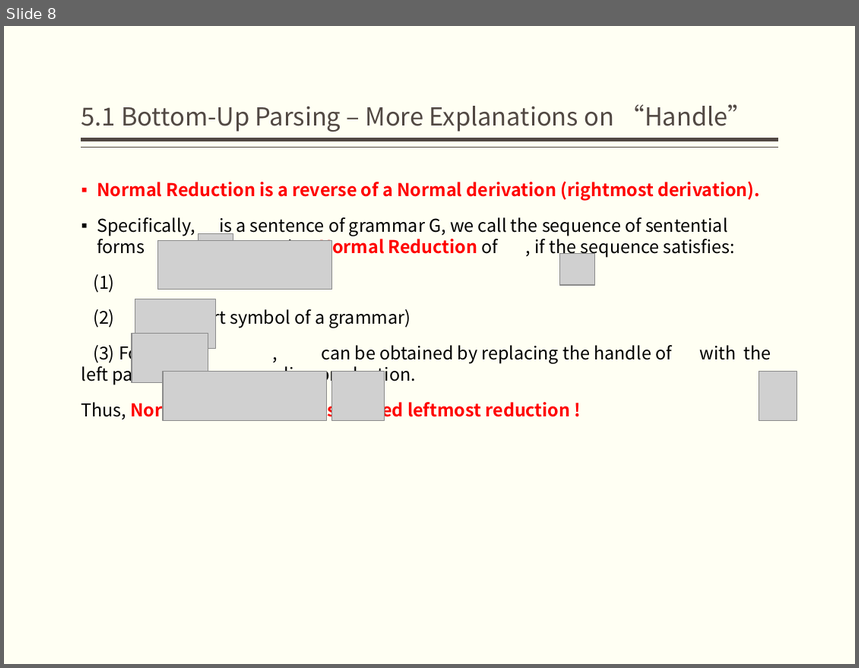
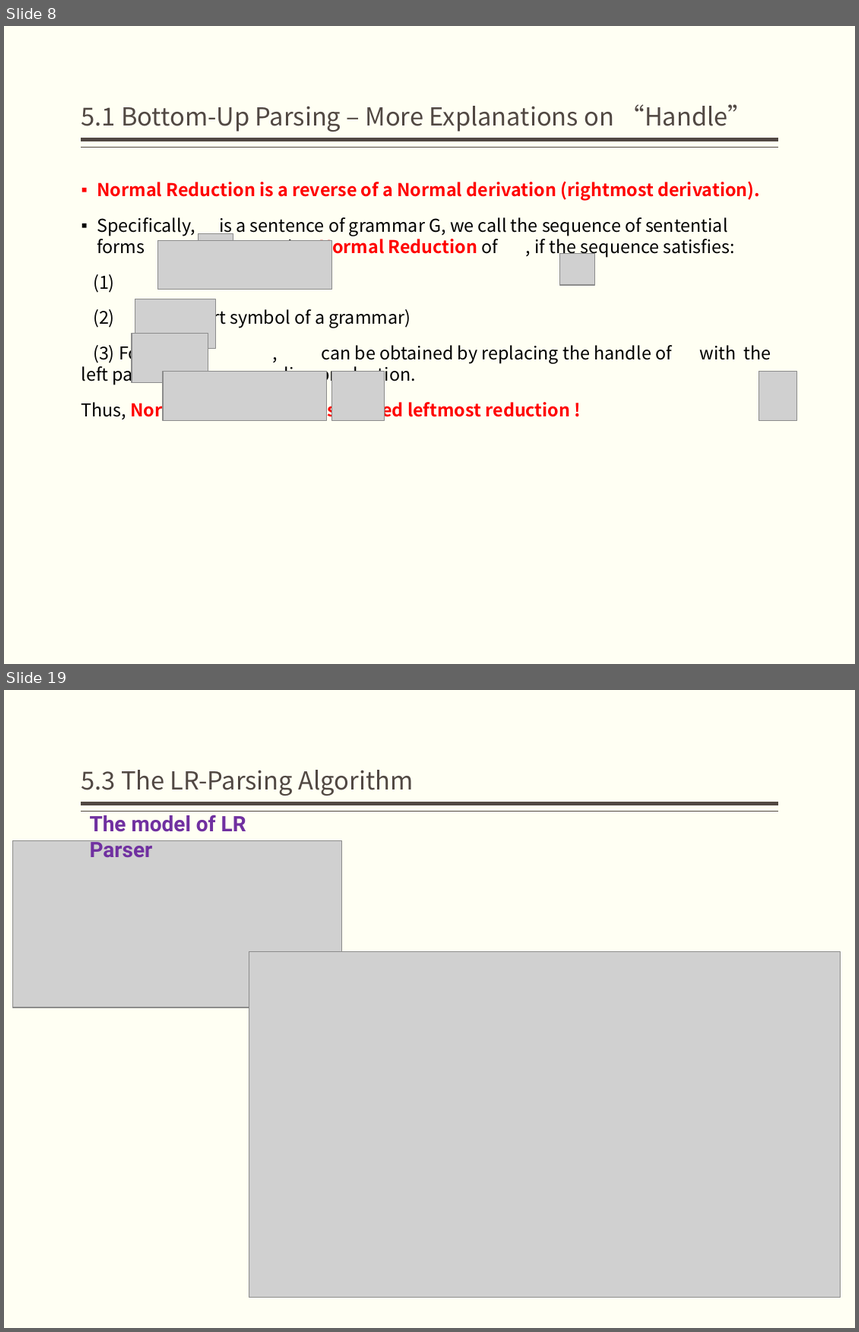
Before and after one commit to bonkboykz/jz81.github.io, a slide deck: course/compiler/LectureNotes/(Spring2017)Lecture5.pptx. Shown one above the other, each under a label of ours: slide 8 before the commit, slides 8 and 19 after it; the slides between them are not shown. The pictures are 859x668 and 859x1332 pixels, drawn with LibreOffice and Linux fonts; fonts in the diff are those of the drawing; grey boxes stand for pictures. Boxes give left, top, right and bottom in pixels: in the first picture for what was removed or moved away, otherwise in the second. Text is boxed around its words. In the diff, an @@ line names an element or a change of style, - is before the commit and + after.

```diff
--- a/course/compiler/LectureNotes/(Spring2017)Lecture5.pptx
+++ b/course/compiler/LectureNotes/(Spring2017)Lecture5.pptx
@@ slide 19 added at [4, 690, 855, 1328], background #FFFFF3; not listed: 2 template elements that a slide beside it also shows @@
@@ title added at [82, 770, 414, 796], 21 pt, text #514843 @@
+5.3 The LR-Parsing Algorithm
@@ text added at [90, 815, 246, 858], 18 pt, text #7030A0, bold @@
+The model of LR Parser
@@ picture added at [12, 840, 342, 1008] @@
@@ picture added at [249, 952, 840, 1298] @@
```
Also in this commit, not shown: 1 slide changed, 23 other slides added.
